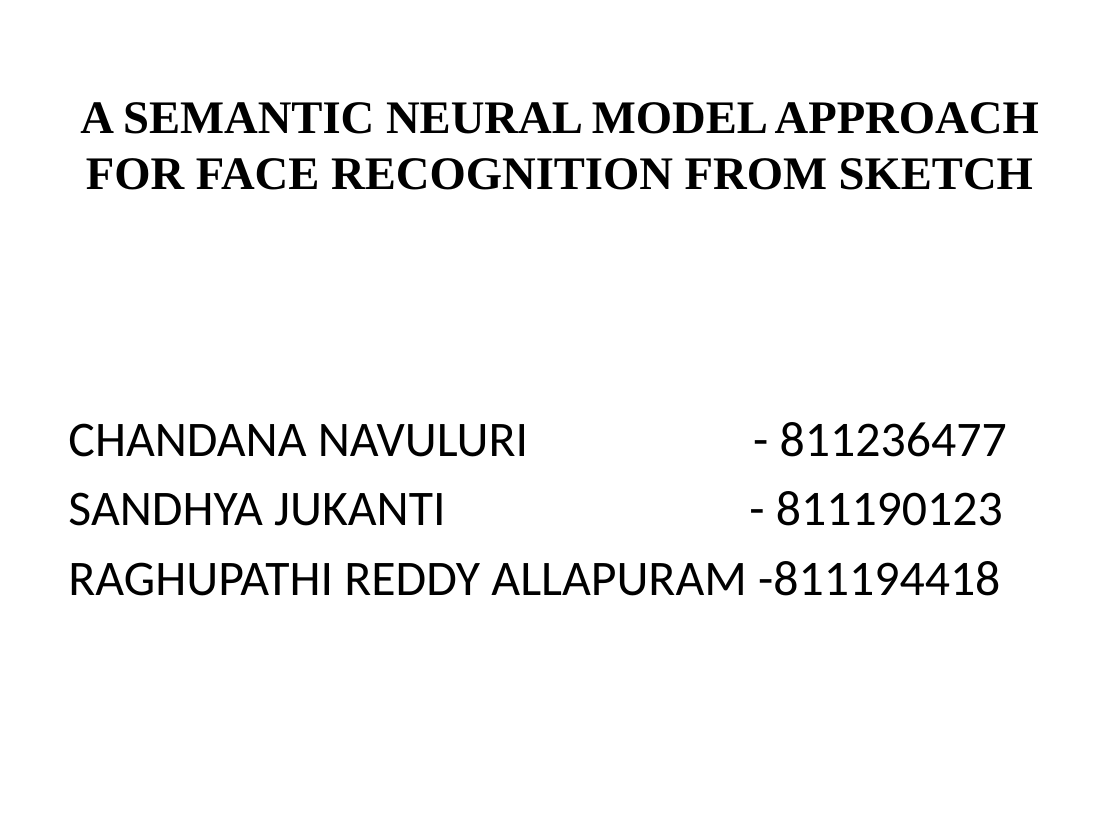
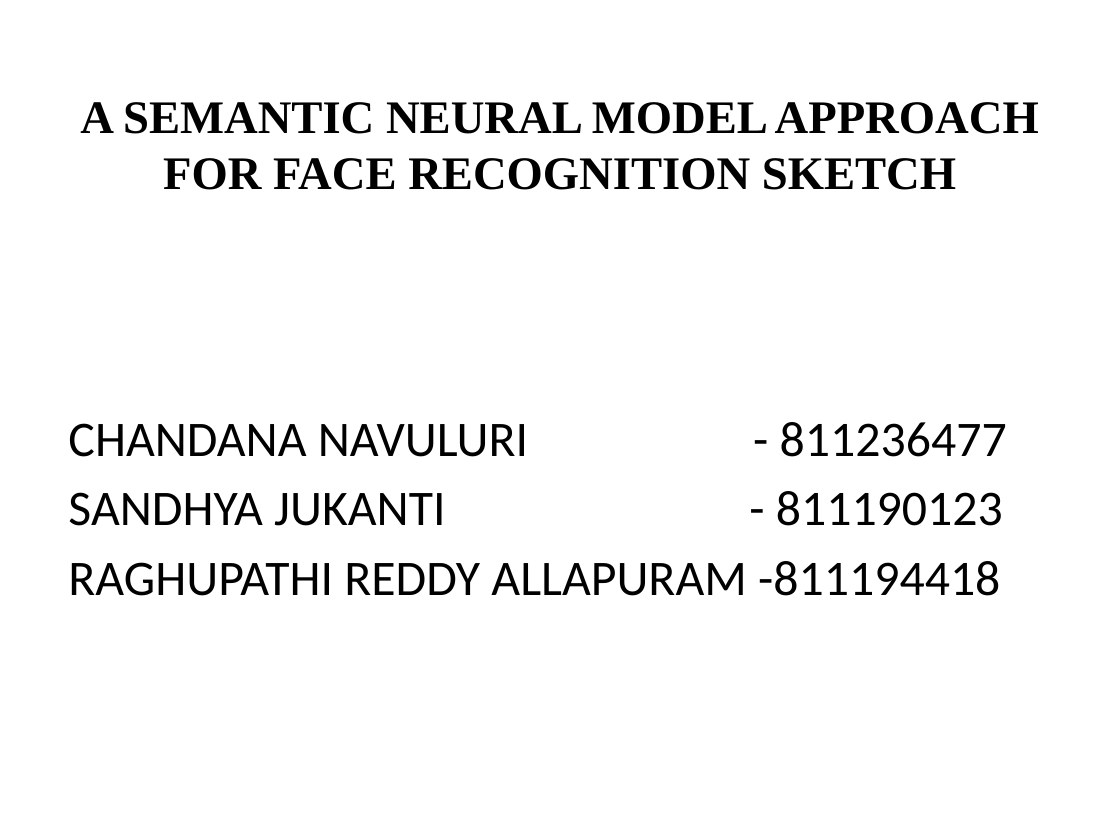
Before and after one commit to ChandanaNavuluri/CAPSTONE-PROJECT, a slide deck: slide 1 of Presentaions/TEAM PROPOSAL.pptx. Drawn at 1120x840 pixels with LibreOffice and Linux fonts; fonts in the diff are those of the drawing. Boxes give left, top, right and bottom in pixels: in the first picture for what was removed or moved away, otherwise in the second. Text is boxed around its words. In the diff, an @@ line names an element or a change of style, - is before the commit and + after.

Commit message:
Updated file

```diff
--- a/Presentaions/TEAM PROPOSAL.pptx
+++ b/Presentaions/TEAM PROPOSAL.pptx
@@ title at [80,102,1039,190]: text changed @@
-A SEMANTIC NEURAL MODEL APPROACH FOR FACE RECOGNITION FROM SKETCH
+A SEMANTIC NEURAL MODEL APPROACH FOR FACE RECOGNITION SKETCH
```
